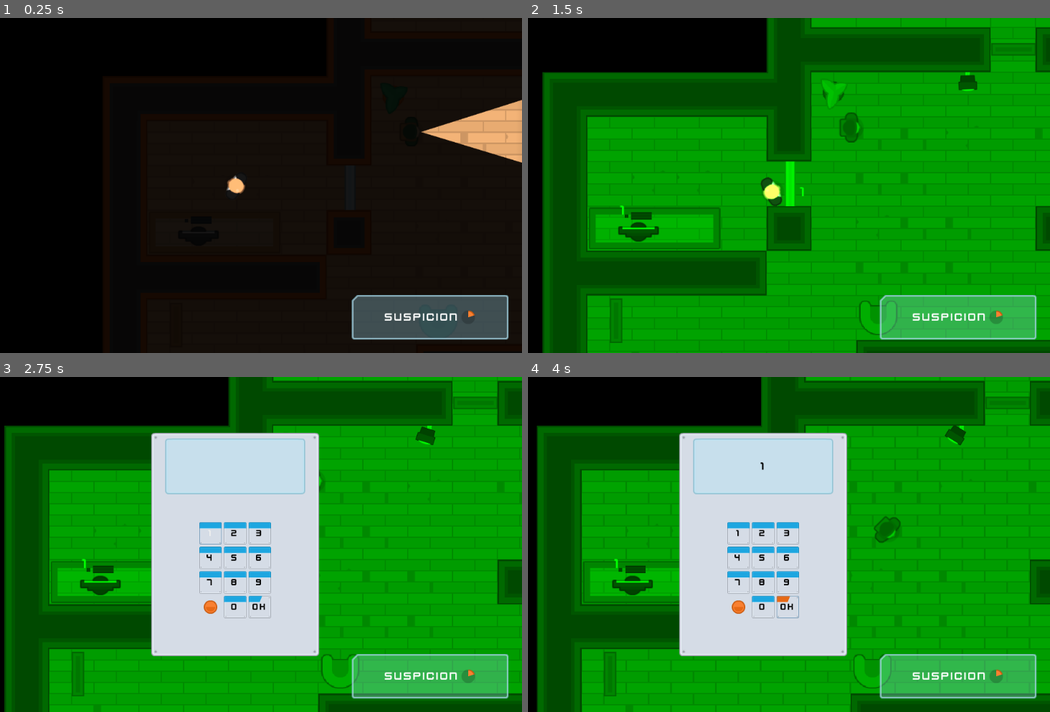
Above: before the commit, frames 1-4 (two rows, left to right).
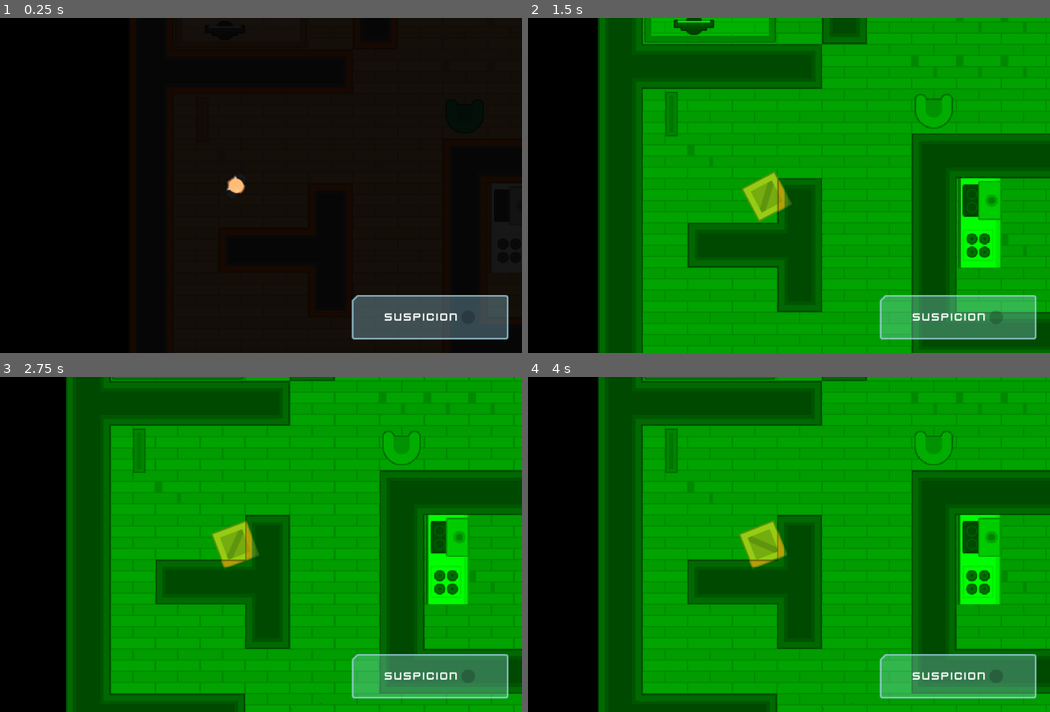
Above: after the commit, the same moments.

Repository: oboshape-godot/4-Heist-Meisters-3.2
Game: Godot game, scene res://Scenes/Levels/Level1.tscn
The game is run twice, just before and just after one commit, with the same random seed, the same clock (stepped at 60 frames per second) and the same inputs. Sound files missing from this copy of the repository are replaced by a short silence.
Inputs (mouse positions are in pixels of both pictures, inside the frame that each line leads up to):
- Up to frame 1 (0.25 s): no input
- Up to frame 2 (1.5 s): tap Enter at 0.5 s; move the mouse to (705, 326) at 0.52 s; hold D (move_right) 0.53-1.28 s; tap E (toggle_disguise, bound only after the commit) at 0.6 s; click (705, 326) at 0.67 s; move the mouse to (1039, 54) at 1.27 s; hold S (move_down) from 1.28 s (still down); tap Space (toggle_vision_mode) at 1.35 s; click (1039, 54) at 1.42 s
- Up to frame 3 (2.75 s): tap E (toggle_disguise, bound only after the commit) at 1.55, 2.1 s; move the mouse to (255, 537) at 2.02 s; release S (move_down) at 2.03 s; hold D (move_right) from 2.03 s (still down); click (255, 537) at 2.17 s
- Up to frame 4 (4 s): release D (move_right) at 2.75 s; click (736, 534) at 2.75 s, where only the run before the commit has a clickable "1"; click (789, 608) at 3.5 s, where only the run before the commit has a clickable "OK"

The runs differ from the first frame. In frame 1, 1.9% of the frame differs, in the area x 80-100%, y 24-90%; in frame 2, 55%; in frame 3, 67%, in the area x 0-100%, y 0-100%; in frame 4, 67%.

Commit message:
adding a disguise

Diff:
--- a/Interface/GUI.tscn
+++ b/Interface/GUI.tscn
@@ -1,9 +1,10 @@
-[gd_scene load_steps=5 format=2]
+[gd_scene load_steps=6 format=2]
 
 [ext_resource path="res://Imported Assets/GFX/Interface/PNG/glassPanel_cornerTL.png" type="Texture" id=1]
 [ext_resource path="res://Interface/White_Label_text_style.tres" type="Theme" id=2]
 [ext_resource path="res://Imported Assets/GFX/Interface/PNG/dotRed.png" type="Texture" id=3]
 [ext_resource path="res://Imported Assets/GFX/Interface/PNG/dot_shadow.png" type="Texture" id=4]
+[ext_resource path="res://Interface/SuspicionMeter.gd" type="Script" id=5]
 
 [node name="GUI" type="CanvasLayer"]
 
@@ -62,11 +63,15 @@
 margin_bottom = 23.0
 text = "suspicion"
 
-[node name="SuspicionMeter" type="TextureProgress" parent="Control/NinePatchRect/CenterContainer/VBoxContainer"]
+[node name="SuspicionMeter" type="TextureProgress" parent="Control/NinePatchRect/CenterContainer/VBoxContainer" groups=[
+"suspicionmeter",
+]]
 margin_left = 137.0
 margin_right = 161.0
 margin_bottom = 24.0
+step = 0.1
 value = 20.0
 texture_under = ExtResource( 4 )
 texture_progress = ExtResource( 3 )
 fill_mode = 4
+script = ExtResource( 5 )
--- /dev/null
+++ b/Interface/SuspicionMeter.gd
@@ -0,0 +1,20 @@
+extends TextureProgress
+
+export var suspicion_multiplier : int = 4
+
+
+func _ready() -> void:
+	value = 0
+
+func _process(_delta: float) -> void:
+	value -= step
+
+
+func player_seen() -> void:
+	value += step * suspicion_multiplier
+	if value >= max_value:
+		end_game()
+
+
+func end_game() -> void:
+	get_tree().quit()
--- a/Scenes/Characters/Player.tscn
+++ b/Scenes/Characters/Player.tscn
@@ -5,11 +5,15 @@
 [ext_resource path="res://Scripts/Player.gd" type="Script" id=3]
 
 [node name="Player" instance=ExtResource( 1 )]
+collision_layer = 1
 collision_mask = 30
 script = ExtResource( 3 )
 
 [node name="Sprite" parent="." index="0"]
 texture = ExtResource( 2 )
+
+[node name="CollisionShape2D" parent="." index="1"]
+visible = false
 
 [node name="LightOccluder2D" parent="." index="2"]
 show_behind_parent = true
--- a/Scenes/Characters/TemplateCharacter.tscn
+++ b/Scenes/Characters/TemplateCharacter.tscn
@@ -1,15 +1,12 @@
 [gd_scene load_steps=5 format=2]
 
-[ext_resource path="res://Imported Assets/GFX/PNG/Man Red/manRed_stand.png" type="Texture" id=1]
+[ext_resource path="res://Scenes/Characters/human_shape_light_occluder.tres" type="OccluderPolygon2D" id=1]
 [ext_resource path="res://Scripts/TemplateCharacter.gd" type="Script" id=2]
+[ext_resource path="res://Imported Assets/GFX/PNG/Tiles/tile_129.png" type="Texture" id=3]
 
 [sub_resource type="CapsuleShape2D" id=1]
 radius = 12.7278
 height = 17.3966
-
-[sub_resource type="OccluderPolygon2D" id=2]
-cull_mode = 2
-polygon = PoolVector2Array( -9.33685, -7.40644, -7.68808, -14.901, -4.69027, -18.3485, 0.106243, -18.0487, 2.20472, -15.2008, 5.35246, -8.60556, 7.45089, -3.20951, 8.05046, 1.28722, 7.30104, 6.23364, 5.50235, 9.38135, 3.70362, 15.0772, 1.00559, 18.075, -3.79092, 18.3748, -7.23841, 16.2763, -9.18696, 8.03233, -10.8358, 3.38569, -11.4354, -0.361584, -10.9857, -3.80906 )
 
 [node name="TemplateCharacter" type="KinematicBody2D"]
 collision_layer = 0
@@ -20,11 +17,11 @@
 }
 
 [node name="Sprite" type="Sprite" parent="."]
-texture = ExtResource( 1 )
+texture = ExtResource( 3 )
 
 [node name="CollisionShape2D" type="CollisionShape2D" parent="."]
 position = Vector2( -2, 0 )
 shape = SubResource( 1 )
 
 [node name="LightOccluder2D" type="LightOccluder2D" parent="."]
-occluder = SubResource( 2 )
+occluder = ExtResource( 1 )
--- /dev/null
+++ b/Scenes/Characters/human_shape_light_occluder.tres
@@ -0,0 +1,5 @@
+[gd_resource type="OccluderPolygon2D" format=2]
+
+[resource]
+cull_mode = 2
+polygon = PoolVector2Array( -9.33685, -7.40644, -7.68808, -14.901, -4.69027, -18.3485, 0.106243, -18.0487, 2.20472, -15.2008, 5.35246, -8.60556, 7.45089, -3.20951, 8.05046, 1.28722, 7.30104, 6.23364, 5.50235, 9.38135, 3.70362, 15.0772, 1.00559, 18.075, -3.79092, 18.3748, -7.23841, 16.2763, -9.18696, 8.03233, -10.8358, 3.38569, -11.4354, -0.361584, -10.9857, -3.80906 )
--- /dev/null
+++ b/Scenes/Characters/player_box_shape_occluder.tres
@@ -0,0 +1,4 @@
+[gd_resource type="OccluderPolygon2D" format=2]
+
+[resource]
+polygon = PoolVector2Array( 26.659, -26.6658, -27.1137, -26.6658, -26.6618, 26.655, -26.6618, 26.655, 26.2071, 27.1069, 26.2071, 27.1069 )
--- a/Scenes/Levels/Level1.tscn
+++ b/Scenes/Levels/Level1.tscn
@@ -722,6 +722,9 @@
 [node name="Destination24" type="Position2D" parent="Navigation2D/Destinations" index="11"]
 position = Vector2( 1636.57, -357.518 )
 
+[node name="Player" parent="." index="1"]
+position = Vector2( 151.727, 451.015 )
+
 [node name="Camera2D" parent="Player" index="4"]
 zoom = Vector2( 0.8, 0.8 )
 
--- a/Scripts/Player.gd
+++ b/Scripts/Player.gd
@@ -3,6 +3,16 @@
 
 var motion = Vector2() # motion velocity of player
 var moveInputDir = Vector2() # used to record direction inputs
+
+const PLAYER_SPRITE = preload("res://Imported Assets/GFX/PNG/Hitman 1/hitman1_stand.png")
+const BOX_SPRITE = preload("res://Imported Assets/GFX/PNG/Tiles/tile_129.png")
+
+const HUMAN_LIGHT_OCCLUDER = preload("res://Scenes/Characters/human_shape_light_occluder.tres")
+const CRATE_LIGHT_OCCLUDER = preload("res://Scenes/Characters/player_box_shape_occluder.tres")
+
+enum COLLISION_LAYER { player = 1, disguised = 512 }
+
+var is_disguised : bool = false
 
 func _process(_delta):
 	update_motion(_delta)
@@ -39,3 +49,28 @@
 func _input(_event):
 	if Input.is_action_just_pressed("toggle_vision_mode"):
 		get_tree().call_group("Interface", "cycle_vision_mode")
+
+	if Input.is_action_just_pressed("toggle_disguise"):
+		toggle_disguise()
+
+
+func toggle_disguise() -> void :
+	if is_disguised:
+		reveal()
+		is_disguised = false
+	else:
+		disguise()
+		is_disguised = true
+
+func reveal() -> void:
+	$Sprite.texture = PLAYER_SPRITE
+	$Light2D.texture = PLAYER_SPRITE
+	$LightOccluder2D.occluder = HUMAN_LIGHT_OCCLUDER
+	collision_layer = COLLISION_LAYER.player
+
+
+func disguise() -> void:
+	$Sprite.texture = BOX_SPRITE
+	$Light2D.texture = BOX_SPRITE
+	$LightOccluder2D.occluder = CRATE_LIGHT_OCCLUDER
+	collision_layer = COLLISION_LAYER.disguised
--- a/Scripts/PlayerDetection.gd
+++ b/Scripts/PlayerDetection.gd
@@ -14,6 +14,7 @@
 func _process(_delta) -> void:
 	if Player_in_FOV() and Player_in_LOS():
 		$Torch.color = RED
+		get_tree().call_group("suspicionmeter", "player_seen")
 	else:
 		$Torch.color = WHITE
 
--- a/project.godot
+++ b/project.godot
@@ -86,6 +86,11 @@
 "events": [ Object(InputEventKey,"resource_local_to_scene":false,"resource_name":"","device":0,"alt":false,"shift":false,"control":false,"meta":false,"command":false,"pressed":false,"scancode":32,"unicode":0,"echo":false,"script":null)
  ]
 }
+toggle_disguise={
+"deadzone": 0.5,
+"events": [ Object(InputEventKey,"resource_local_to_scene":false,"resource_name":"","device":0,"alt":false,"shift":false,"control":false,"meta":false,"command":false,"pressed":false,"scancode":69,"unicode":0,"echo":false,"script":null)
+ ]
+}
 
 [layer_names]
 
@@ -94,6 +99,7 @@
 2d_physics/layer_3="NPC"
 2d_physics/layer_4="Furnature"
 2d_physics/layer_5="Computers"
+2d_physics/layer_10="disguised"
 
 [rendering]
 
